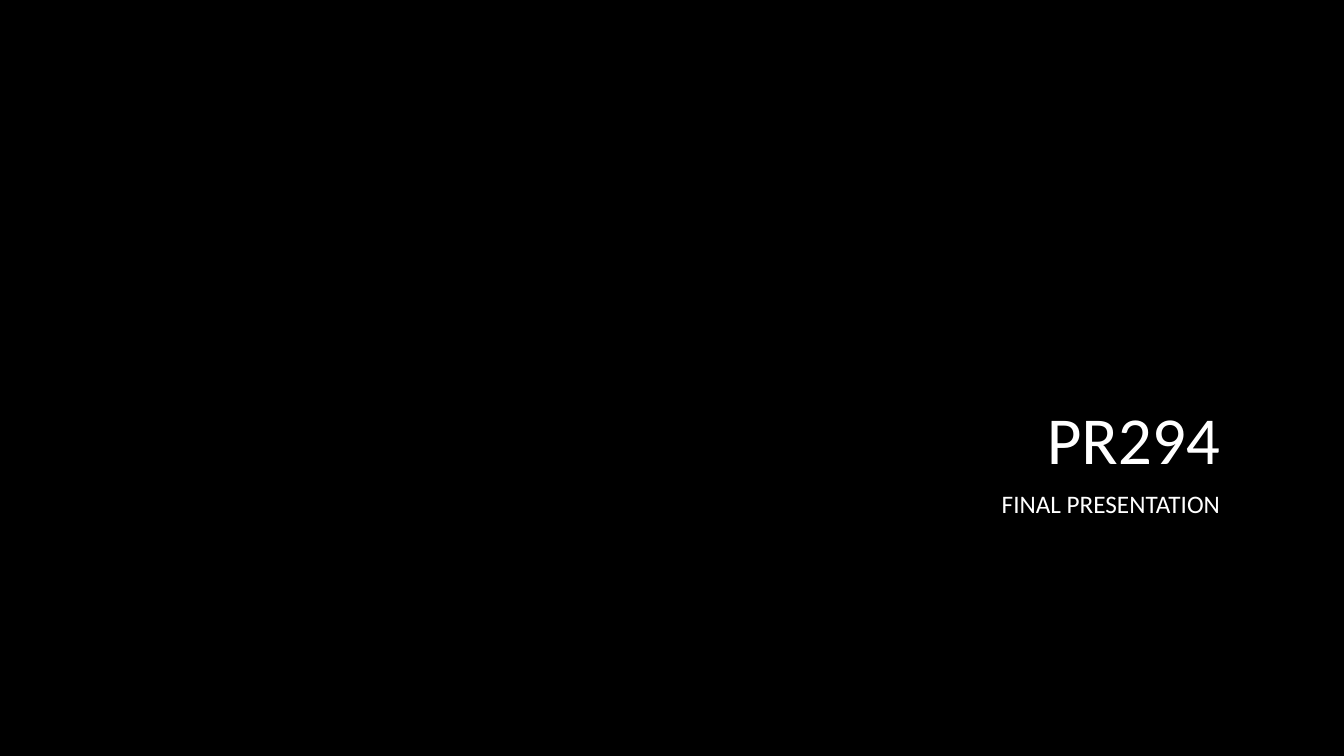
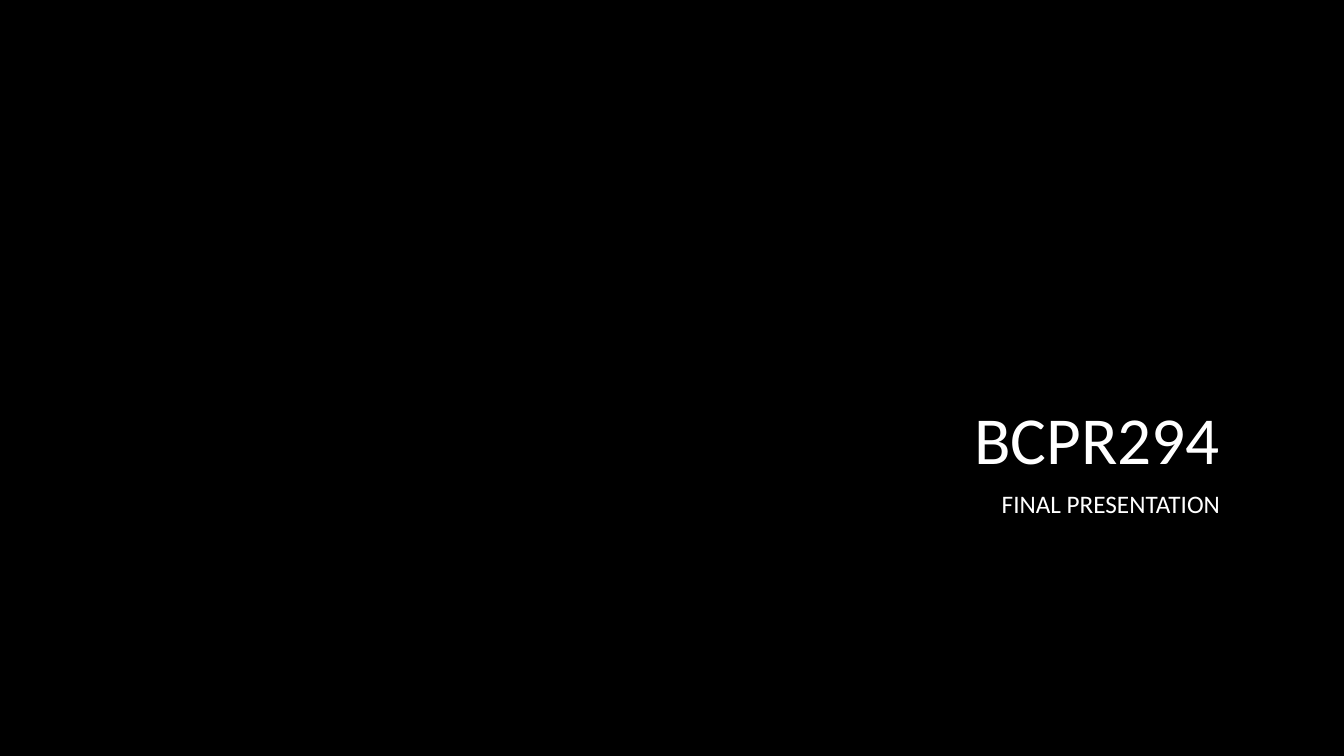
Before and after one commit to KBarros2014/TEAMB, a slide deck: slide 1 of site/documents/Final Presentation/final presentation.pptx. Drawn at 1344x756 pixels with LibreOffice and Linux fonts; fonts in the diff are those of the drawing; background and template pictures are left out. Boxes give left, top, right and bottom in pixels: in the first picture for what was removed or moved away, otherwise in the second. Text is boxed around its words. In the diff, an @@ line names an element or a change of style, - is before the commit and + after.

Commit message:
PPT modified again

```diff
--- a/site/documents/Final Presentation/final presentation.pptx
+++ b/site/documents/Final Presentation/final presentation.pptx
@@ title at (974,420,1219,465): text changed @@
-PR294
+BCPR294
```
Also in this commit, not shown: 1 other slide changed.
